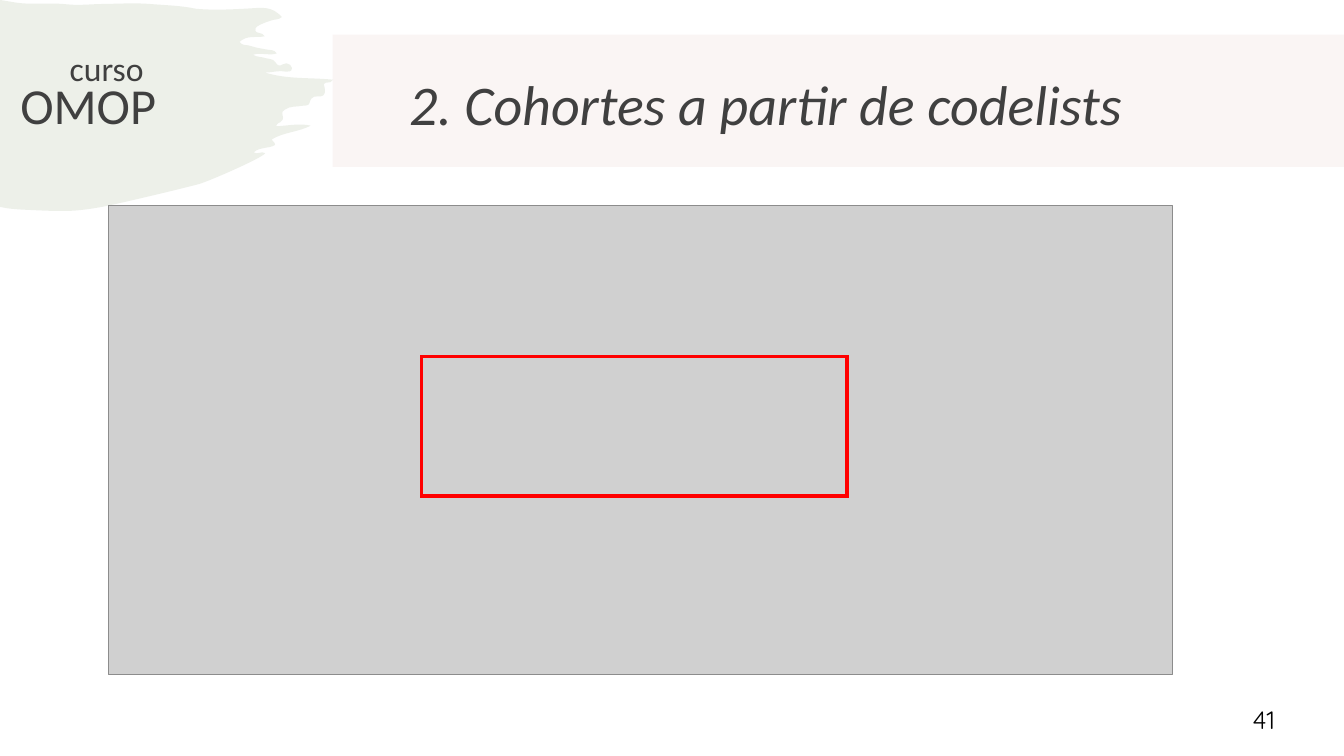
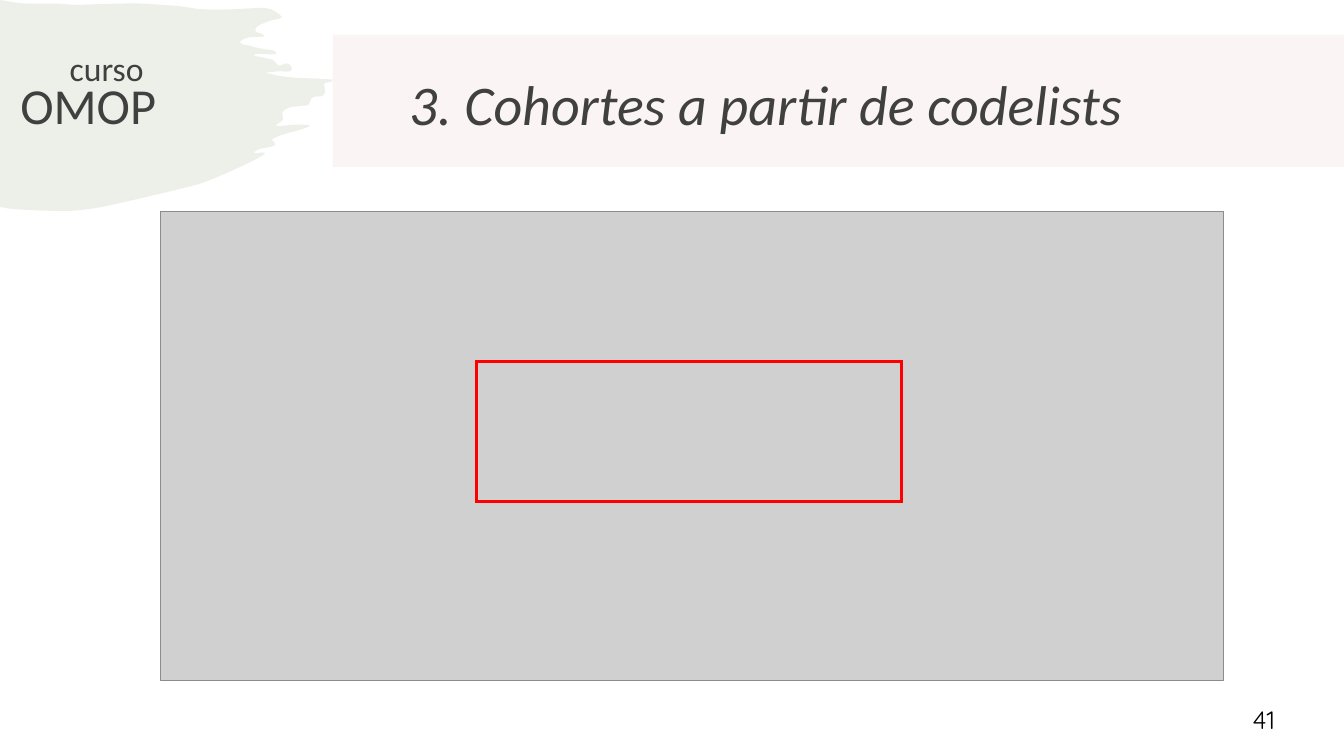
Before and after one commit to rwepi-idiapjgol/Curso_Introduccion_OMOP_2025, a slide deck: slide 41 of Dia2/CodeListGenerator/CodeListGenerator.pptx. Drawn at 1344x756 pixels with LibreOffice and Linux fonts; fonts in the diff are those of the drawing; grey boxes stand for pictures. Boxes give left, top, right and bottom in pixels: in the first picture for what was removed or moved away, otherwise in the second. Text is boxed around its words. In the diff, an @@ line names an element or a change of style, - is before the commit and + after.

Commit message:
CodelistGenerator

```diff
--- a/Dia2/CodeListGenerator/CodeListGenerator.pptx
+++ b/Dia2/CodeListGenerator/CodeListGenerator.pptx
@@ title at box(409, 86, 1121, 134): text changed @@
-2. Cohortes a partir de codelists
+3. Cohortes a partir de codelists
@@ picture: place and size @@
-picture at box(109, 206, 1173, 676)
+picture at box(160, 211, 1224, 681)
@@ rectangle: place and size @@
-rectangle at box(421, 357, 847, 497)
+rectangle at box(477, 362, 902, 502)
```
Also in this commit, not shown: 20 other slides changed, 1 slide added, 1 slide removed, 1 other file.
